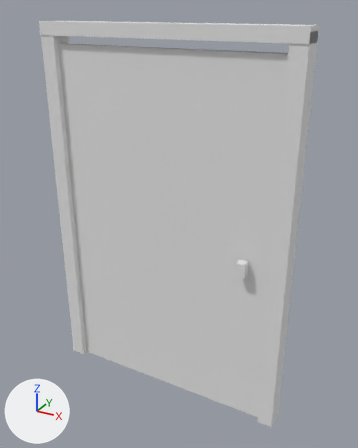
What one commit did to the glTF model forest-horror/biblioteca/arquitectura/modelos_glb/puerta_madera.glb.
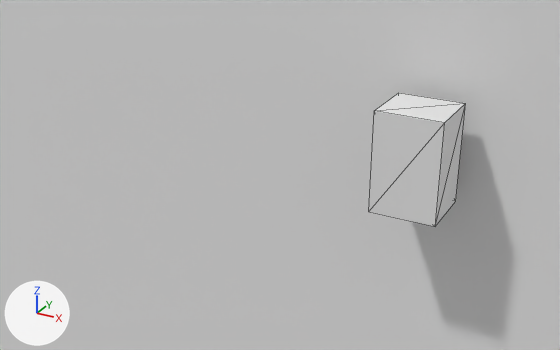
There are two pictures of each version: one whole from a 50 mm camera at (2.123, -2.311, 2.33) aimed at (0.826, 0.047, 1.15), one close up from a 50 mm camera at (1.448, -0.589, 1.246) aimed at (1.167, -0.078, 0.991). The axes (+X, +Y, +Z) are drawn at lower left. The lights are the same throughout. The first two pictures are the older version. The close-ups show mesh edges as thin lines. Where no turn or scale is listed for an object, it has been applied to the vertices. Vertices at exactly the same position are counted once.

Objects in the first close-up: 'HOJA_PIVOTE'.
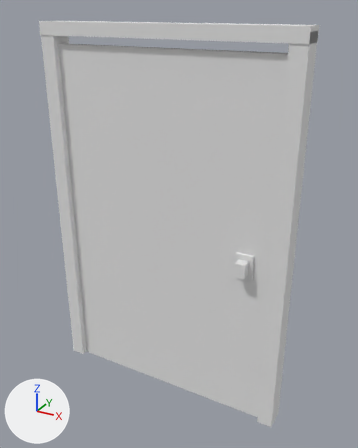
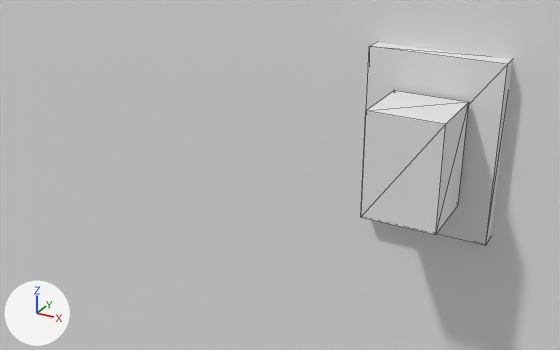
What changed in the scene script:
```text
Change me_hoja_pivote:
    used by ob_hoja_pivote; location = (0.0, 0.0, 0.0)
    remove me_hoja_pivote.from_pydata(...)  # 16 vertices, 24 faces; spans x 0.08..1.44, y -0.09..0.03, z 0.0..2.13
    add me_hoja_pivote.from_pydata(...)  # 40 vertices, 60 faces; spans x 0.08..1.44, y -0.1..0.1, z 0.0..2.13
    me_hoja_pivote part 1: a new loose piece, a box spanning x 1.227..1.332, y -0.044..-0.026, z 0.952..1.097, in mat_pixelart_material (its picture is missing)
    me_hoja_pivote part 2
    12 faces are deleted
    6 vertices move from x 1.25..1.3, y -0.09..-0.05, z 0.99..1.07 to x 1.23..1.33, y -0.1..0.04, z 0.95..1.1
    8 vertices are added at x 1.23..1.33, y -0.1..0.04, z 0.95..1.1
    24 new faces join them
    other edits to the shape of me_hoja_pivote do not show in these pictures
```

Pixel boxes [x1, y1, x2, y2] of what changed, in the close-ups (560 x 350 px):
part 1 of me_hoja_pivote, added: after [366, 42, 512, 245]
part 2 of me_hoja_pivote, built on: before [369, 93, 466, 227]; after [361, 90, 469, 235]
